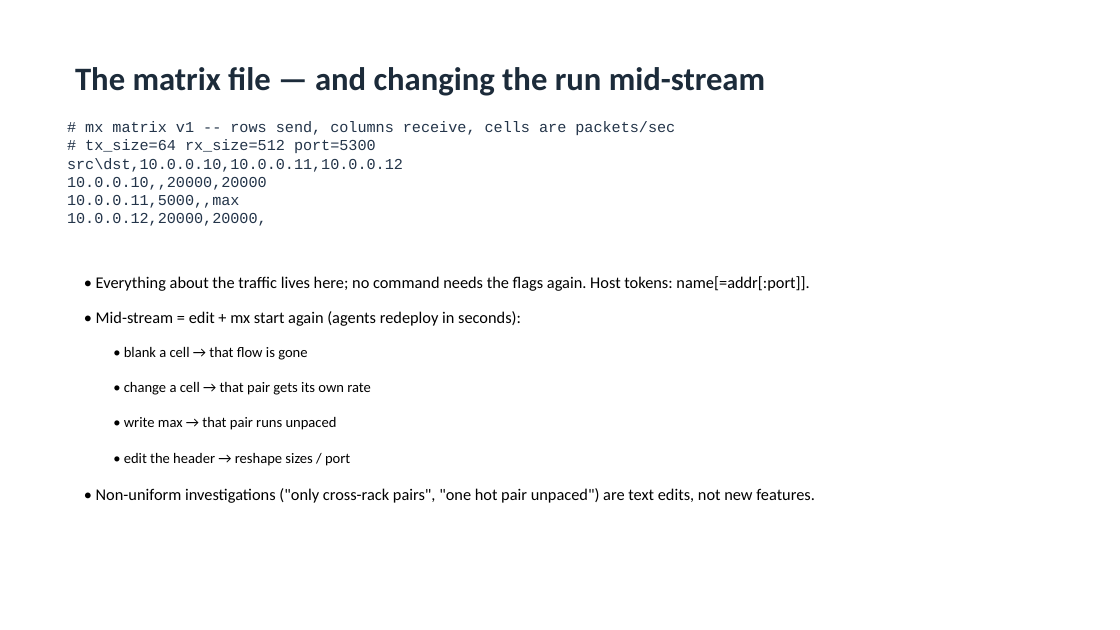
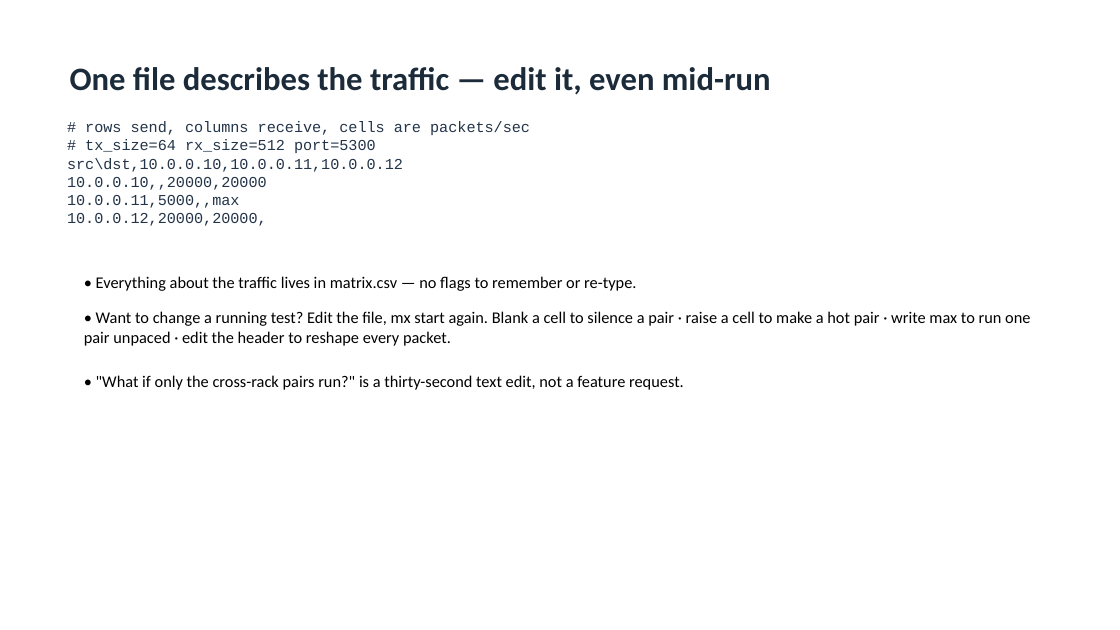
Before and after one commit to MartinGallagher-code/presentations, a slide deck: slide 21 of network-testing/network_testing.pptx (slide 18 before the commit). Drawn at 1120x630 pixels with LibreOffice and Linux fonts; fonts in the diff are those of the drawing. Boxes give left, top, right and bottom in pixels: in the first picture for what was removed or moved away, otherwise in the second. Text is boxed around its words. In the diff, an @@ line names an element or a change of style, - is before the commit and + after.

```diff
--- a/network-testing/network_testing.pptx
+++ b/network-testing/network_testing.pptx
@@ title at box(70, 67, 771, 95): text changed @@
-The matrix file — and changing the run mid-stream
+One file describes the traffic — edit it, even mid-run
@@ text at box(85, 121, 530, 135): text changed @@
-# mx matrix v1 -- rows send, columns receive, cells are packets/sec
+# rows send, columns receive, cells are packets/sec
@@ text at box(96, 276, 636, 291): text changed @@
-• Everything about the traffic lives here; no command needs the flags again. Host tokens: name[=addr[:port]].
+• Everything about the traffic lives in matrix.csv — no flags to remember or re-type.
@@ text added at box(84, 311, 1030, 346), 14 pt, text #000000 @@
+• Want to change a running test? Edit the file, mx start again. Blank a cell to silence a pair · raise a cell to make a hot pair · write max to run one pair unpaced · edit the header to reshape every packet.
@@ text removed at box(96, 311, 521, 326) @@
-• Mid-stream = edit + mx start again (agents redeploy in seconds):
@@ text removed at box(124, 347, 307, 360) @@
-• blank a cell → that flow is gone
@@ text added at box(96, 375, 684, 390), 14 pt, text #000000 @@
+• "What if only the cross-rack pairs run?" is a thirty-second text edit, not a feature request.
@@ text removed at box(124, 382, 371, 395) @@
-• change a cell → that pair gets its own rate
@@ text removed at box(124, 417, 337, 430) @@
-• write max → that pair runs unpaced
@@ text removed at box(124, 453, 350, 466) @@
-• edit the header → reshape sizes / port
@@ text removed at box(96, 488, 815, 503) @@
-• Non-uniform investigations ("only cross-rack pairs", "one hot pair unpaced") are text edits, not new features.
```
Also in this commit, not shown: 10 other slides changed, 17 slides added, 13 slides removed, 2 other files.
